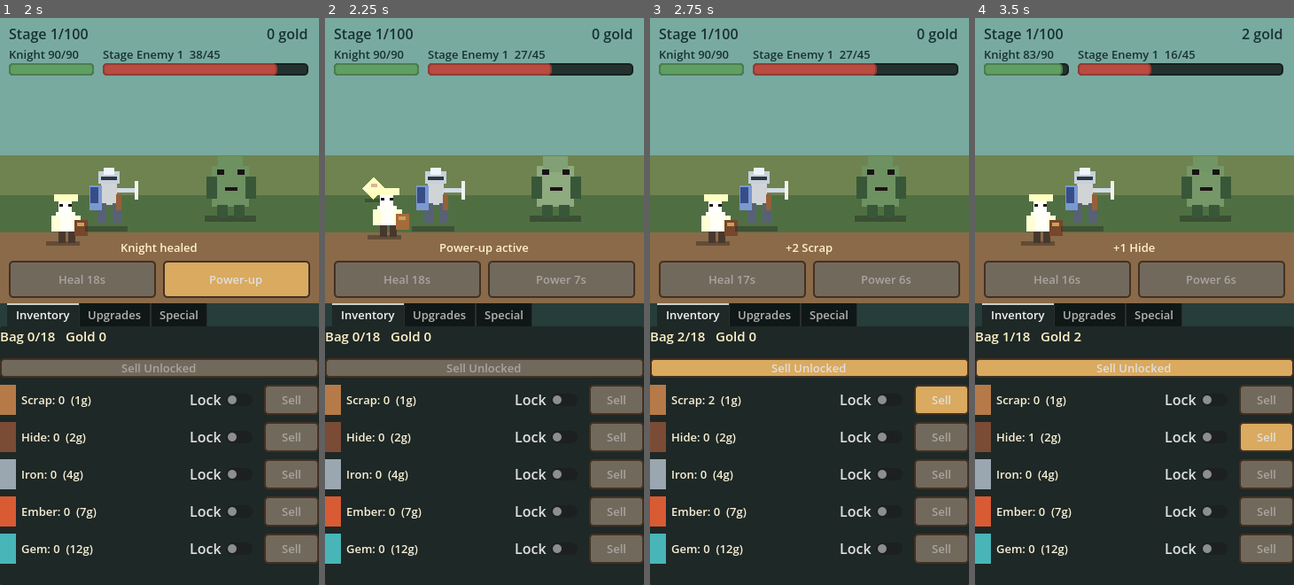
Above: before the commit, frames 1-4 (left to right).
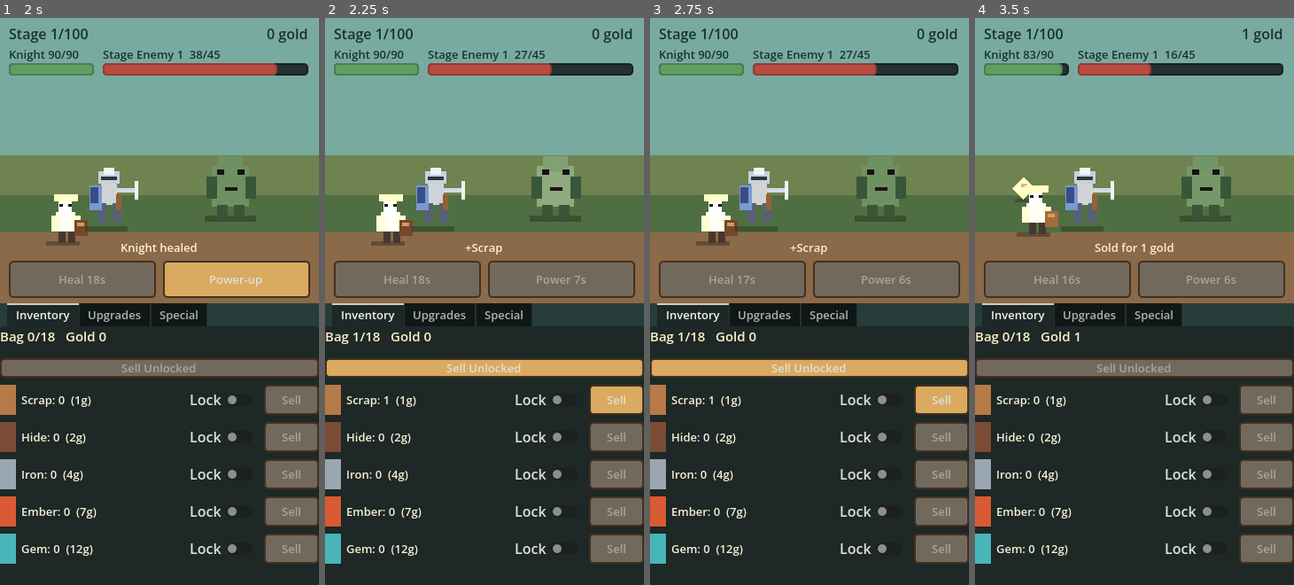
Above: after the commit, the same moments.

Repository: TheAmazingTurtle/knight-s-assistant
Game: Godot game, scene res://core/main.tscn
Same seed, same stepped clock (60 frames per second), same inputs: the game is played once before the commit and once after it.
Inputs:
- Up to frame 1 (2 s): click "Start" at 0.5 s; click "Heal" at 1.25 s
- Up to frame 2 (2.25 s): click "Power-up" at 2 s
- Up to frame 3 (2.75 s): no input
- Up to frame 4 (3.5 s): click "Sell Unlocked" at 2.75 s

Frame 1 is identical in both runs. In frame 2, 4.7% of the frame differs, in the area x 0-100%, y 28-70%; in frame 3, 0.2%; in frame 4, 4.8%, in the area x 0-100%, y 1-77%.

Commit message:
Represent dropped loot as single items

Diff:
--- a/autoloads/game_state.gd
+++ b/autoloads/game_state.gd
@@ -410,7 +410,7 @@
 		if roll <= cursor:
 			return {
 				"id": str(entry.get("id", "scrap")),
-				"amount": rng.randi_range(int(entry.get("min", 1)), int(entry.get("max", 1)))
+				"amount": 1
 			}
 	return {"id": "scrap", "amount": 1}
 
--- a/data/loot.json
+++ b/data/loot.json
@@ -28,18 +28,18 @@
   },
   "drop_tables": {
     "normal": [
-      {"id": "scrap", "weight": 48, "min": 1, "max": 3},
-      {"id": "hide", "weight": 26, "min": 1, "max": 2},
-      {"id": "iron", "weight": 18, "min": 1, "max": 2},
+      {"id": "scrap", "weight": 48, "min": 1, "max": 1},
+      {"id": "hide", "weight": 26, "min": 1, "max": 1},
+      {"id": "iron", "weight": 18, "min": 1, "max": 1},
       {"id": "ember", "weight": 7, "min": 1, "max": 1},
       {"id": "gem", "weight": 1, "min": 1, "max": 1}
     ],
     "boss": [
-      {"id": "scrap", "weight": 25, "min": 3, "max": 6},
-      {"id": "hide", "weight": 20, "min": 2, "max": 5},
-      {"id": "iron", "weight": 24, "min": 2, "max": 4},
-      {"id": "ember", "weight": 20, "min": 1, "max": 3},
-      {"id": "gem", "weight": 11, "min": 1, "max": 2}
+      {"id": "scrap", "weight": 25, "min": 1, "max": 1},
+      {"id": "hide", "weight": 20, "min": 1, "max": 1},
+      {"id": "iron", "weight": 24, "min": 1, "max": 1},
+      {"id": "ember", "weight": 20, "min": 1, "max": 1},
+      {"id": "gem", "weight": 11, "min": 1, "max": 1}
     ]
   },
   "drops_per_enemy": {
--- a/entities/loot/dropped_loot.gd
+++ b/entities/loot/dropped_loot.gd
@@ -55,6 +55,3 @@
 		PackedColorArray([tint + glow, tint.darkened(0.1) + glow, tint.darkened(0.25) + glow, tint.lightened(0.15) + glow])
 	)
 	draw_rect(Rect2(Vector2(15, 11), Vector2(7, 4)), tint.lightened(0.45))
-	if amount > 1:
-		var font := get_theme_default_font()
-		draw_string(font, Vector2(20, 34), str(amount), HORIZONTAL_ALIGNMENT_CENTER, 16.0, 10, Color(0.11, 0.08, 0.07))
--- a/screens/game_screen/game_screen.gd
+++ b/screens/game_screen/game_screen.gd
@@ -429,7 +429,7 @@
 	var discarded: int = max(0, loot.amount - added)
 	var loot_name := GameState.get_loot_name(loot.loot_id)
 	if discarded <= 0:
-		status_label.text = "+%d %s" % [added, loot_name]
+		status_label.text = "+%s" % loot_name if added == 1 else "+%d %s" % [added, loot_name]
 	elif added > 0:
 		status_label.text = "Bag full: +%d %s, discarded %d" % [added, loot_name, discarded]
 	else:
Not shown, changed: README.md
